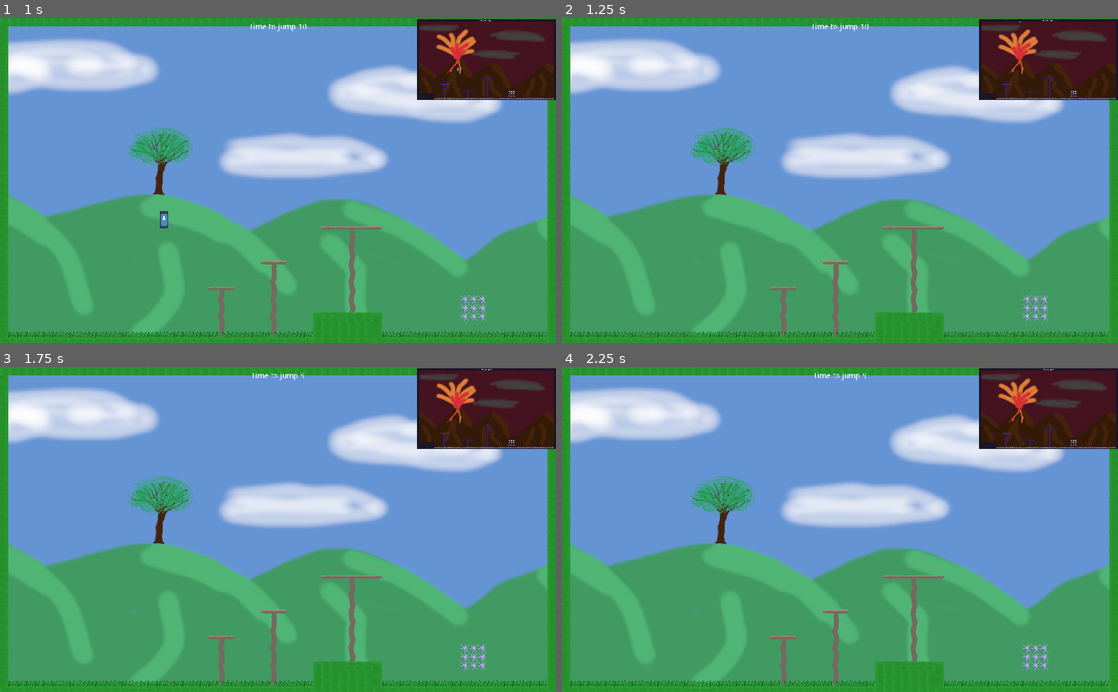
Above: before the commit, frames 1-4 (two rows, left to right).
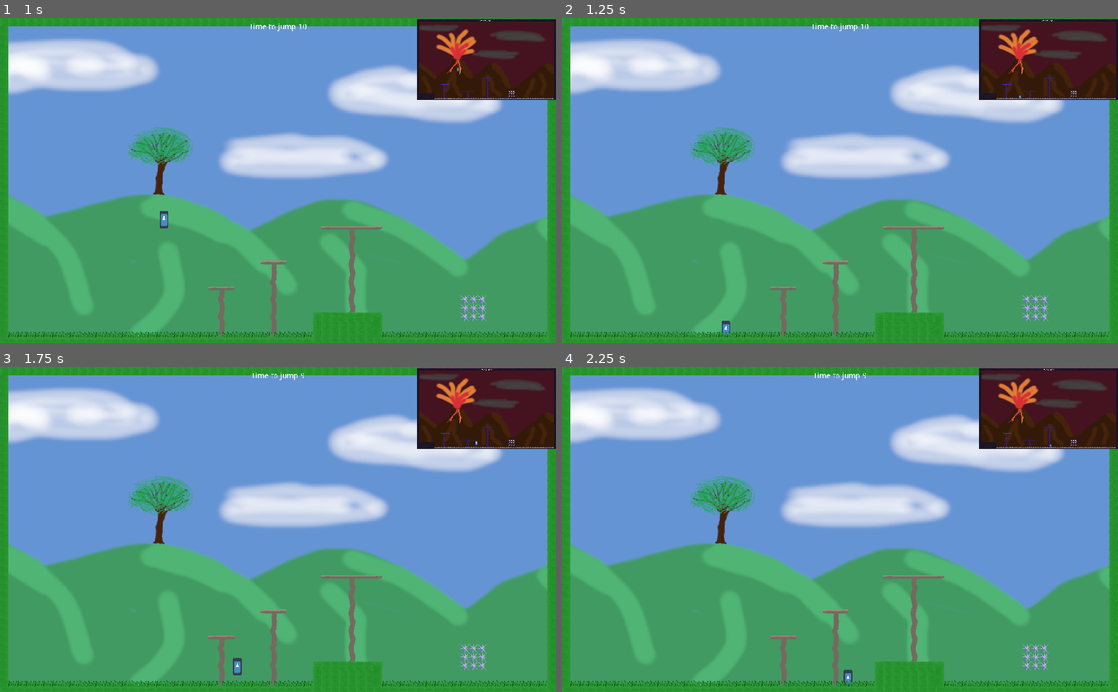
Above: after the commit, the same moments.

Repository: DanCorder/LudumDare51
Game: Godot game, scene res://Menu.tscn
The game is run twice, just before and just after one commit, with the same random seed, the same clock (stepped at 60 frames per second) and the same inputs. The engine's default icon, where the game draws it, is replaced by a stand-in: a white triangle on a blue panel in a dark square. Sound files missing from this copy of the repository are replaced by a short silence.
Inputs:
- Up to frame 1 (1 s): click "Start" at 0.5 s
- Up to frame 2 (1.25 s): no input
- Up to frame 3 (1.75 s): hold D (move_right) from 1.28 s (still down); tap Space (jump) at 1.52 s
- Up to frame 4 (2.25 s): tap Enter at 2 s; release D (move_right) at 2.03 s; hold S (move_down) from 2.03 s (still down)

Frame 1 is identical in both runs. In frame 2, less than 0.1% of the frame differs, in the area x 28-83%, y 1-99%; in frame 3, less than 0.1%, in the area x 41-86%, y 22-95%; in frame 4, less than 0.1%.

Commit message:
Fix collision tiles

Diff:
--- a/level2.tscn
+++ b/level2.tscn
@@ -610,6 +610,7 @@
 [node name="TileMap" type="TileMap" parent="collideableTiles"]
 tile_set = SubResource( 23 )
 cell_size = Vector2( 16, 16 )
+collision_use_parent = true
 format = 1
 tile_data = PoolIntArray( 0, 2, 65537, 1, 2, 65537, 2, 2, 65537, 3, 2, 65537, 4, 2, 65537, 5, 2, 65537, 6, 2, 65537, 7, …(8272 unchanged characters)…
 
